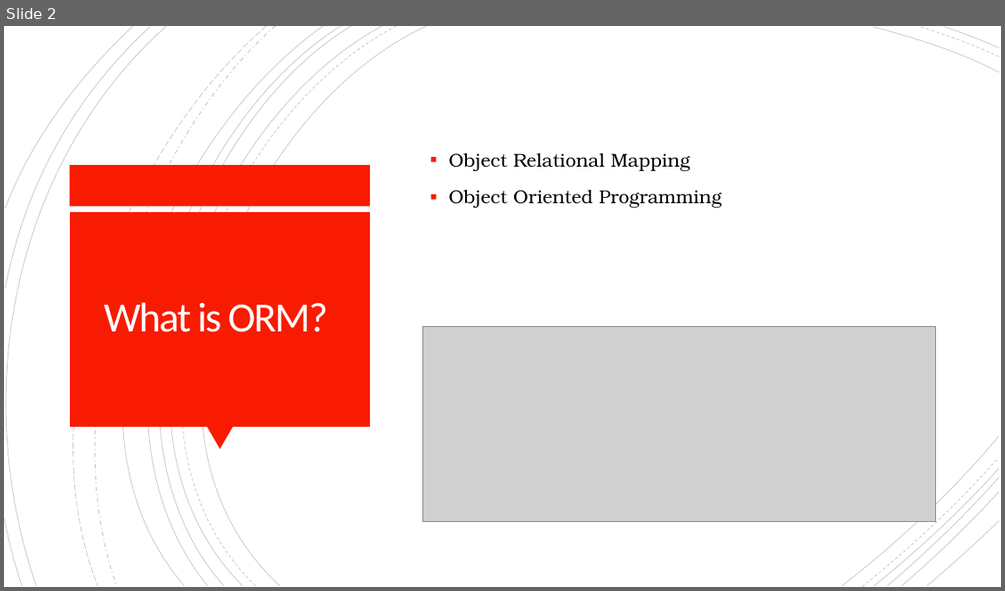
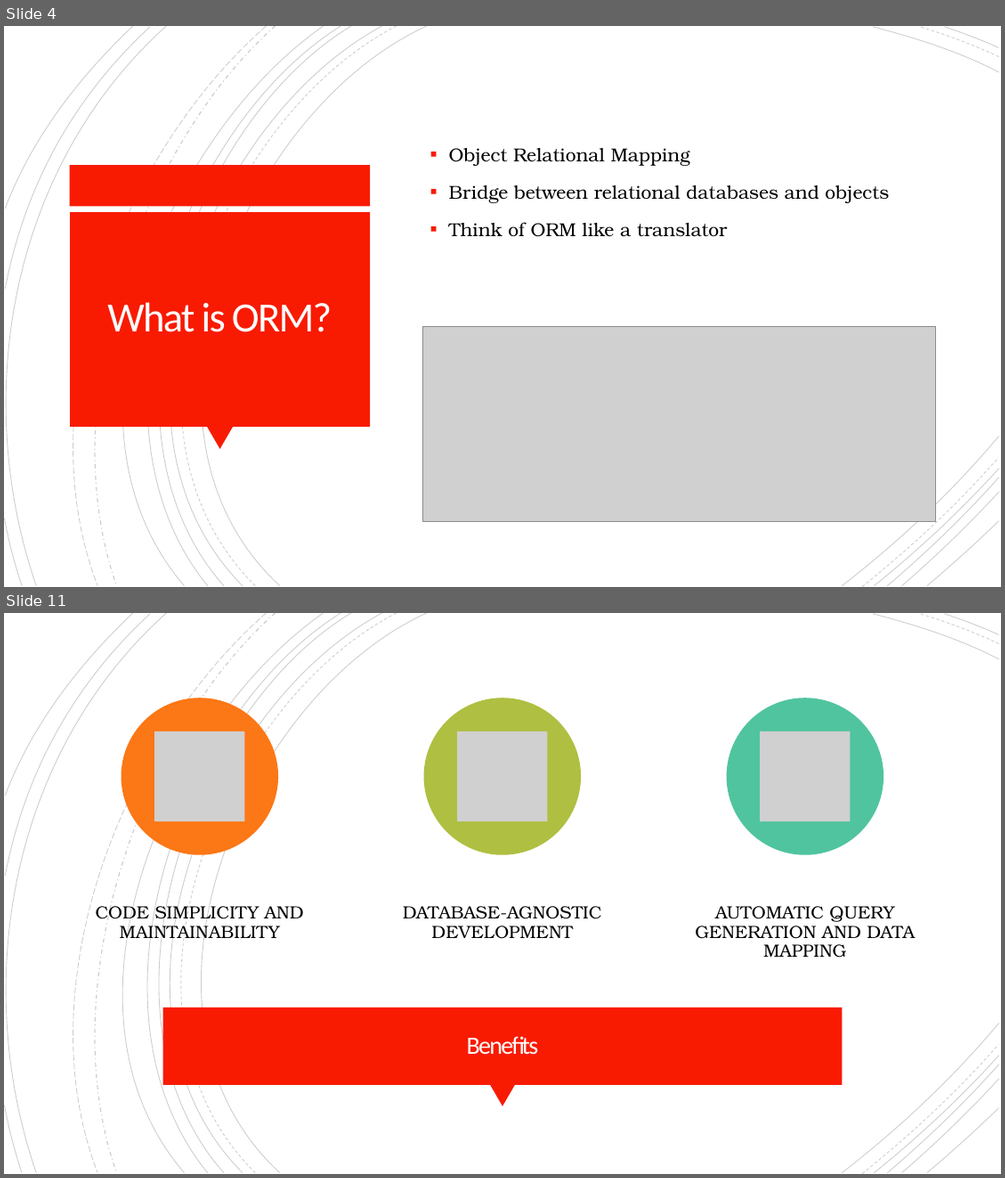
Before and after one commit to isjxn/ORM-Barcamp, a slide deck: ORM_Barcamp_Presentation.pptx. Shown one above the other, each under a label of ours: slide 2 before the commit, slides 4 and 11 after it; the slides between them are not shown. The pictures are 1005x591 and 1005x1178 pixels, drawn with LibreOffice and Linux fonts; fonts in the diff are those of the drawing; grey boxes stand for pictures. Boxes give left, top, right and bottom in pixels: in the first picture for what was removed or moved away, otherwise in the second. Text is boxed around its words. In the diff, an @@ line names an element or a change of style, - is before the commit and + after.

```diff
--- a/ORM_Barcamp_Presentation.pptx
+++ b/ORM_Barcamp_Presentation.pptx
@@ slide 11 added at [4,613,1001,1174], background #FFFFFF; not listed: 18 template elements that a slide beside it also shows @@
@@ rectangle added at [4,613,1001,1174], fill #FFFFFF @@
@@ group added at [4,613,999,1174]: 21 freeform shapes @@
@@ group added at [96,698,914,957]: 3 ellipses, 3 pictures, 3 texts @@
+CODE SIMPLICITY AND MAINTAINABILITY
+DATABASE-AGNOSTIC DEVELOPMENT
+AUTOMATIC QUERY GENERATION AND DATA MAPPING
@@ rectangle added at [163,1007,842,1085], fill #F81B02 @@
@@ title added at [467,1036,539,1054], 24 pt, text #FFFEFF @@
+Benefits
@@ triangle added at [490,1085,515,1107], fill #F81B02 @@
@@ what was slide 2 is now slide 4 @@
@@ slide 4 changed as well @@
@@ text at [449,185,889,237]: text changed @@
-▪ Object Oriented Programming
+▪ Bridge between relational databases and objects
+▪ Think of ORM like a translator
@@ title "What is ORM?": place and size @@
-title "What is ORM?" at [104,302,328,332]
+title "What is ORM?" at [107,302,332,332]
```
Also in this commit, not shown: 2 other slides changed, 12 other slides added, 3 slides removed, 1 other file.
